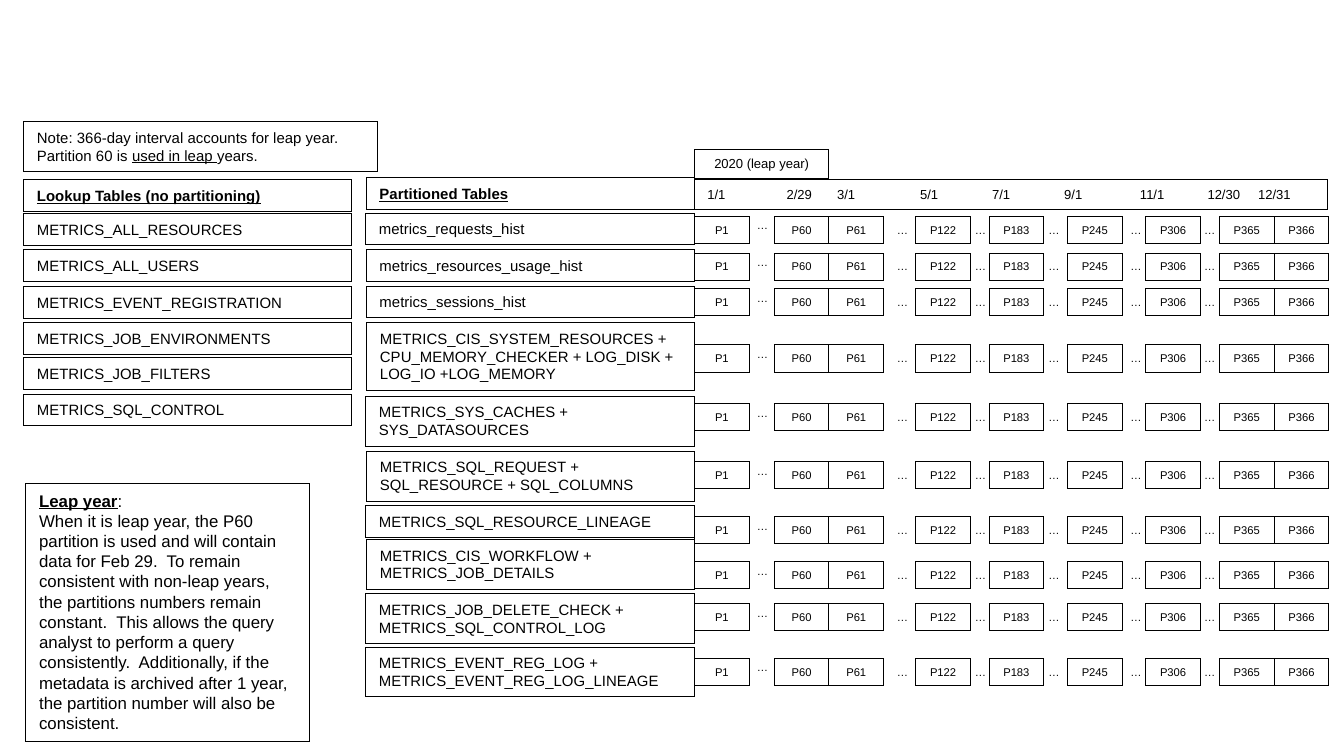
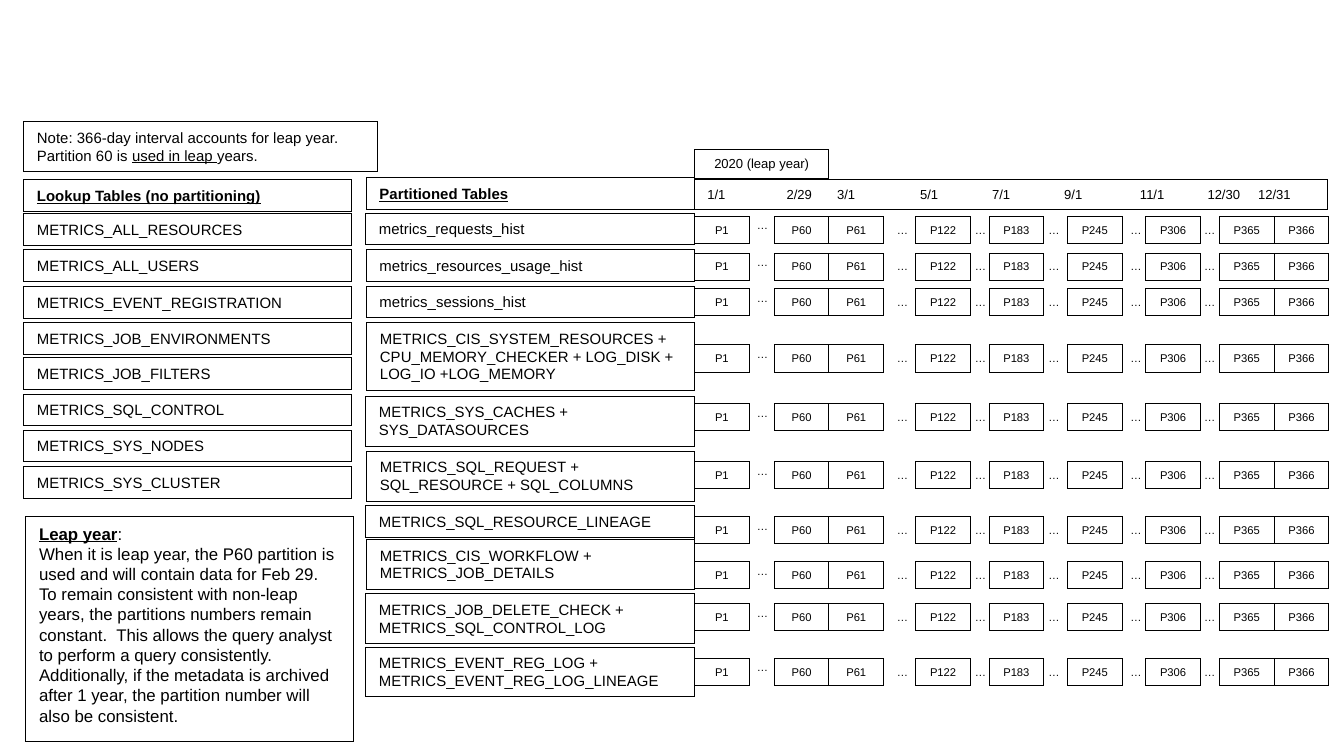
Before and after one commit to TIBCOSoftware/ASAssets_KPI, a slide deck: slide 23 of DocumentationSource/2022Q201/KPI Metrics Overview.pptx. Drawn at 1344x756 pixels with LibreOffice and Linux fonts; fonts in the diff are those of the drawing; background and template pictures are left out. Boxes give left, top, right and bottom in pixels: in the first picture for what was removed or moved away, otherwise in the second. Text is boxed around its words. In the diff, an @@ line names an element or a change of style, - is before the commit and + after.

```diff
--- a/DocumentationSource/2022Q201/KPI Metrics Overview.pptx
+++ b/DocumentationSource/2022Q201/KPI Metrics Overview.pptx
@@ rectangle added at bbox=[24, 430, 352, 462], outline #000000 0.75 pt, 8 pt, text #000000 @@
+METRICS_SYS_NODES
@@ rectangle added at bbox=[24, 466, 352, 499], outline #000000 0.75 pt, 8 pt, text #000000 @@
+METRICS_SYS_CLUSTER
@@ rectangle "Leap year:": place and size @@
-rectangle "Leap year:" at bbox=[26, 484, 309, 742]
+rectangle "Leap year:" at bbox=[26, 516, 353, 741]
```
Also in this commit, not shown: 3 other slides changed, 5 other files.
